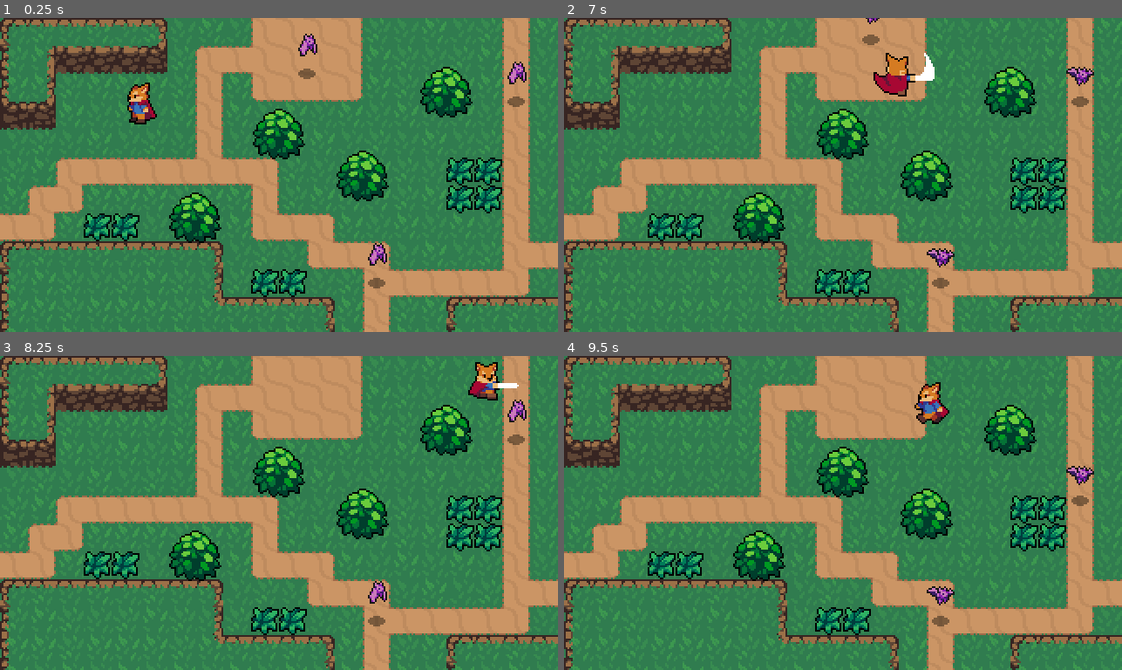
Above: before the commit, frames 1-4 (two rows, left to right).
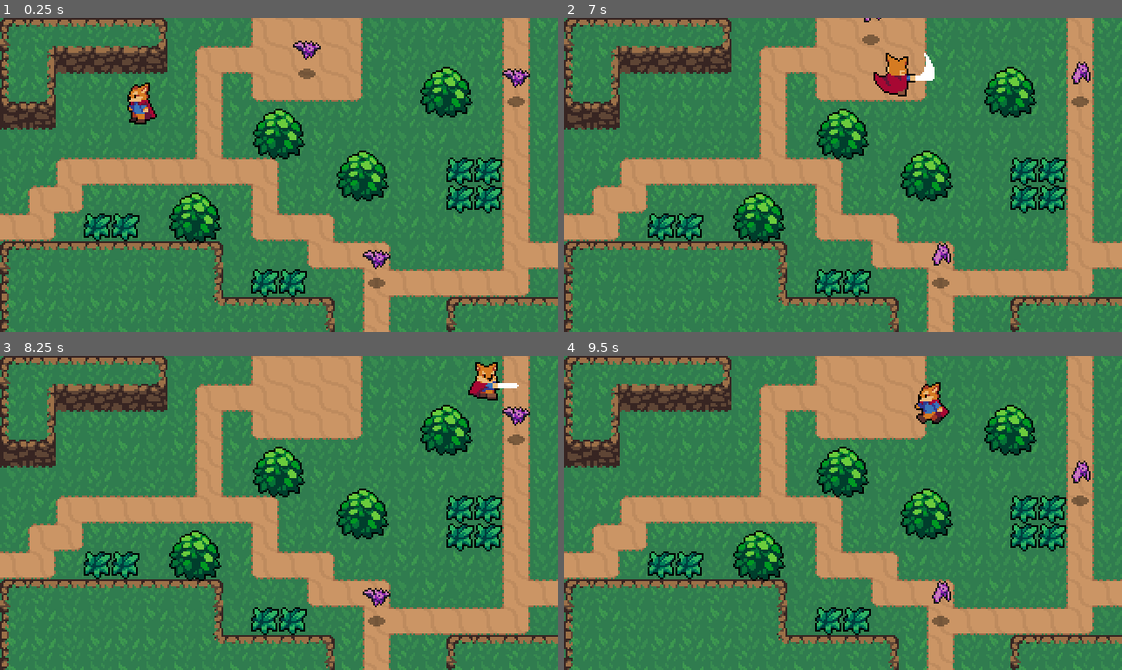
Above: after the commit, the same moments.

Repository: nico-bebop/Action-RPG-Tutorial
Game: Godot game, scene res://World.tscn
Two runs of this game, one before a commit and one after it. Both use one fixed random seed, a clock stepped at 60 frames per second and the inputs below.
Inputs:
- Up to frame 1 (0.25 s): no input
- Up to frame 2 (7 s): hold Right (ui_right) 0.53-1.28 s; tap Ctrl (attack) at 0.6, 1.55, 2.1, 3.05, 3.6, 4.55, 5.1, 6.05, 6.6 s; tap Space (roll) at 0.8, 1.35, 2.3, 2.85, 3.8, 4.35, 5.3, 5.85, 6.8 s; hold Down (ui_down) 1.28-2.03 s; hold Right (ui_right) 2.03-2.78 s; hold Up (ui_up) 2.78-3.53 s; hold Left (ui_left) 3.53-5.03 s; hold Down (ui_down) 5.03-5.78 s; hold Right (ui_right) 5.78-6.53 s; hold Up (ui_up) from 6.53 s (still down)
- Up to frame 3 (8.25 s): release Up (ui_up) at 7.28 s; hold Right (ui_right) 7.28-8.03 s; tap Space (roll) at 7.35 s; tap Ctrl (attack) at 7.55, 8.1 s; hold Down (ui_down) from 8.03 s (still down)
- Up to frame 4 (9.5 s): tap Space (roll) at 8.3, 8.85 s; release Down (ui_down) at 8.78 s; hold Left (ui_left) from 8.78 s (still down); tap Ctrl (attack) at 9.05 s

The runs differ from the first frame. In frame 1, 0.6% of the frame differs, in the area x 52-95%, y 5-80%; in frame 2, 0.4%; in frame 3, 0.4%; in frame 4, 0.4%.

Commit message:
Stats + snake_case refactor

Diff:
--- a/Enemies/Bat.gd
+++ b/Enemies/Bat.gd
@@ -1,10 +1,16 @@
 extends KinematicBody2D
 
 var knockback = Vector2.ZERO
+
+onready var stats = $Stats
 
 func _physics_process(delta):
 	knockback = knockback.move_toward(Vector2.ZERO, 200 * delta)
 	knockback = move_and_slide(knockback)
 
 func _on_Hurtbox_area_entered(area):
-	knockback = area.knockbackVector * 120
+	stats.health -= area.damage
+	knockback = area.knockback_vector * 120
+
+func _on_Stats_no_health():
+	queue_free()
--- a/Enemies/Bat.tscn
+++ b/Enemies/Bat.tscn
@@ -1,9 +1,10 @@
-[gd_scene load_steps=13 format=2]
+[gd_scene load_steps=14 format=2]
 
 [ext_resource path="res://Enemies/Bat.png" type="Texture" id=1]
 [ext_resource path="res://Shadows/SmallShadow.png" type="Texture" id=2]
 [ext_resource path="res://Overlap/Hurtbox.tscn" type="PackedScene" id=3]
 [ext_resource path="res://Enemies/Bat.gd" type="Script" id=4]
+[ext_resource path="res://Stats.tscn" type="PackedScene" id=5]
 
 [sub_resource type="AtlasTexture" id=1]
 atlas = ExtResource( 1 )
@@ -47,7 +48,7 @@
 [node name="AnimatedSprite" type="AnimatedSprite" parent="."]
 frames = SubResource( 6 )
 animation = "Fly"
-frame = 4
+frame = 2
 playing = true
 offset = Vector2( 0, -12 )
 
@@ -64,6 +65,10 @@
 position = Vector2( 0, -13 )
 shape = SubResource( 8 )
 
+[node name="Stats" parent="." instance=ExtResource( 5 )]
+max_health = 2
+
 [connection signal="area_entered" from="Hurtbox" to="." method="_on_Hurtbox_area_entered"]
+[connection signal="no_health" from="Stats" to="." method="_on_Stats_no_health"]
 
 [editable path="Hurtbox"]
--- /dev/null
+++ b/Overlap/Hitbox.gd
@@ -0,0 +1,3 @@
+extends Area2D
+
+export var damage = 1
--- a/Overlap/Hitbox.tscn
+++ b/Overlap/Hitbox.tscn
@@ -1,7 +1,10 @@
-[gd_scene format=2]
+[gd_scene load_steps=2 format=2]
+
+[ext_resource path="res://Overlap/Hitbox.gd" type="Script" id=1]
 
 [node name="Hitbox" type="Area2D"]
 collision_layer = 0
 collision_mask = 0
+script = ExtResource( 1 )
 
 [node name="CollisionShape2D" type="CollisionShape2D" parent="."]
--- a/Player/Player.gd
+++ b/Player/Player.gd
@@ -1,24 +1,24 @@
 extends KinematicBody2D
 
-const ACCELERATION = 500
-const MAX_SPEED = 100
-const FRICTION = 500
-const ROLL_SPEED = 125
+export var acceleration = 500
+export var max_speed = 100
+export var friction = 500
+export var roll_speed = 125
 
-enum{ MOVE, ROLL, ATTACK }
+enum {MOVE, ROLL, ATTACK}
 
 var state = MOVE
 var velocity = Vector2.ZERO
-var rollVector = Vector2.LEFT
+var roll_vector = Vector2.LEFT
 
-#onready var animationPlayer = $AnimationPlayer
-onready var animationTree = $AnimationTree
-onready var animationState = animationTree.get("parameters/playback")
-onready var swordHitbox = $HitboxPivot/SwordHitbox
+#onready var animation_player = $AnimationPlayer
+onready var animation_tree = $AnimationTree
+onready var animation_state = animation_tree.get("parameters/playback")
+onready var sword_hitbox = $HitboxPivot/SwordHitbox
 
 func _ready():
-	animationTree.active = true
-	swordHitbox.knockbackVector = rollVector
+	animation_tree.active = true
+	sword_hitbox.knockback_vector = roll_vector
 
 func _physics_process(delta):
 	match state:
@@ -37,19 +37,19 @@
 	input_vector = input_vector.normalized()
 
 	if input_vector != Vector2.ZERO:
-		rollVector = input_vector
-		swordHitbox.knockbackVector = input_vector
+		roll_vector = input_vector
+		sword_hitbox.knockback_vector = input_vector
 
-		animationTree.set("parameters/Idle/blend_position", input_vector)
-		animationTree.set("parameters/Run/blend_position", input_vector)
-		animationTree.set("parameters/Attack/blend_position", input_vector)
-		animationTree.set("parameters/Roll/blend_position", input_vector)
+		animation_tree.set("parameters/Idle/blend_position", input_vector)
+		animation_tree.set("parameters/Run/blend_position", input_vector)
+		animation_tree.set("parameters/Attack/blend_position", input_vector)
+		animation_tree.set("parameters/Roll/blend_position", input_vector)
 
-		animationState.travel("Run")
-		velocity = velocity.move_toward(input_vector * MAX_SPEED, ACCELERATION * delta)
+		animation_state.travel("Run")
+		velocity = velocity.move_toward(input_vector * max_speed, acceleration * delta)
 	else:
-		animationState.travel("Idle")
-		velocity = velocity.move_toward(Vector2.ZERO, FRICTION * delta)
+		animation_state.travel("Idle")
+		velocity = velocity.move_toward(Vector2.ZERO, friction * delta)
 
 	move()
 
@@ -64,11 +64,11 @@
 
 func attack_state():
 	velocity = Vector2.ZERO
-	animationState.travel("Attack")
+	animation_state.travel("Attack")
 
 func roll_state():
-	velocity = rollVector * ROLL_SPEED
-	animationState.travel("Roll")
+	velocity = roll_vector * roll_speed
+	animation_state.travel("Roll")
 	move()
 
 
@@ -76,5 +76,5 @@
 	state = MOVE
 
 func roll_animation_finished():
-	velocity = rollVector * MAX_SPEED
+	velocity = roll_vector * max_speed
 	state = MOVE
--- a/Player/SwordHitbox.gd
+++ b/Player/SwordHitbox.gd
@@ -1,3 +1,3 @@
-extends Area2D
+extends "res://Overlap/Hitbox.gd"
 
-var knockbackVector = Vector2.ZERO
+var knockback_vector = Vector2.ZERO
--- /dev/null
+++ b/Stats.gd
@@ -0,0 +1,11 @@
+extends Node
+
+export(int) var max_health = 1
+onready var health = max_health setget set_health
+
+signal no_health
+
+func set_health(value):
+	health = value
+	if health <= 0:
+		emit_signal("no_health")
--- /dev/null
+++ b/Stats.tscn
@@ -0,0 +1,6 @@
+[gd_scene load_steps=2 format=2]
+
+[ext_resource path="res://Stats.gd" type="Script" id=1]
+
+[node name="Stats" type="Node"]
+script = ExtResource( 1 )
